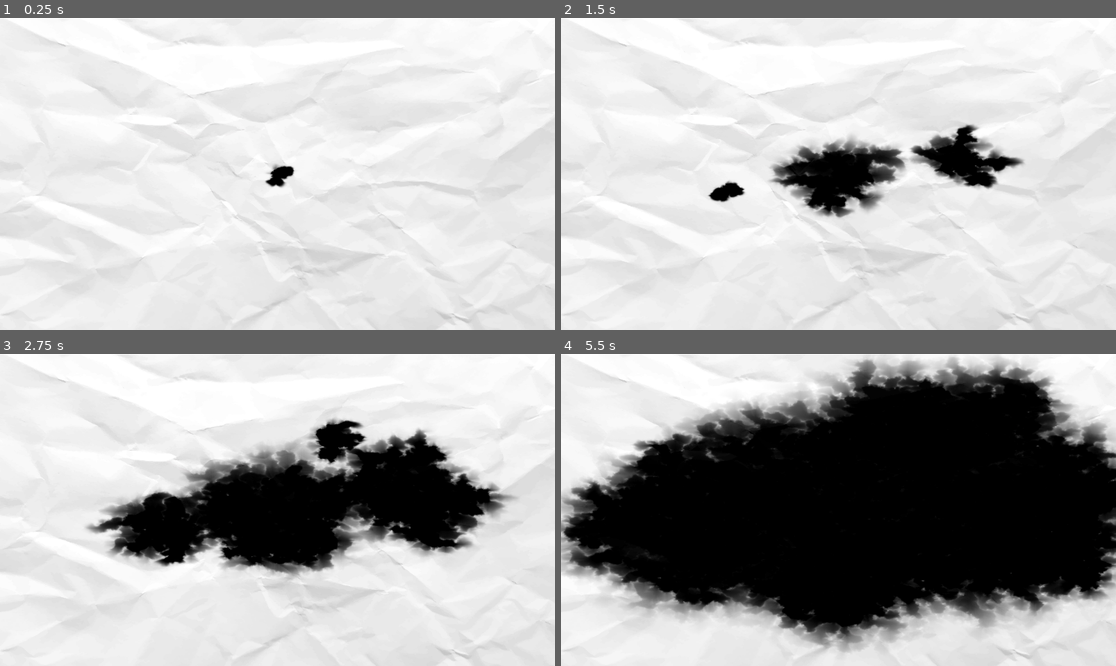
Above: before the commit, frames 1-4 (two rows, left to right).
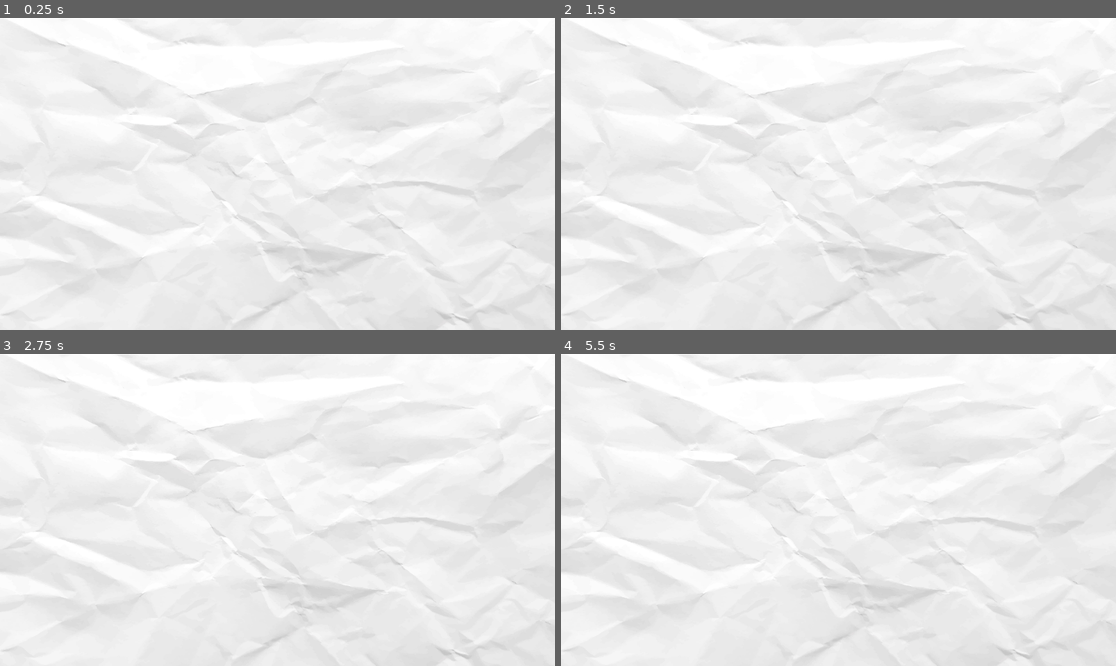
Above: after the commit, the same moments.

Repository: Greebly1/SplatterThoughts
Game: Godot game, scene res://paint_3.tscn
Two runs of this game, one before a commit and one after it. Both use one fixed random seed, a clock stepped at 60 frames per second and the inputs below. Before the commit the project starts from res://paint.tscn. The engine's default icon, where the game draws it, is replaced by a stand-in: a white triangle on a blue panel in a dark square.
Inputs (mouse positions are in pixels of both pictures, inside the frame that each line leads up to):
- Up to frame 1 (0.25 s): no input
- Up to frame 2 (1.5 s): move the mouse to (960, 158) at 0.52 s; click (960, 158) at 0.6 s; move the mouse to (727, 189) at 1.27 s; click (727, 189) at 1.35 s
- Up to frame 3 (2.75 s): move the mouse to (333, 441) at 2.02 s; click (333, 441) at 2.1 s
- Up to frame 4 (5.5 s): move the mouse to (810, 572) at 2.77 s; click (810, 572) at 2.85 s; move the mouse to (1005, 556) at 3.52 s; click (1005, 556) at 3.6 s; move the mouse to (672, 463) at 4.27 s; click (672, 463) at 4.35 s; move the mouse to (866, 510) at 5.02 s; click (866, 510) at 5.1 s

The runs differ from the first frame. In frame 1, 0.3% of the frame differs, in the area x 47-54%, y 46-55%; in frame 2, 6.7%; in frame 3, 23%; in frame 4, 69%, in the area x 0-100%, y 0-96%.

Commit message:
push to uat

Diff:
--- /dev/null
+++ b/CanvasManager.gd
@@ -0,0 +1,16 @@
+extends Control
+class_name CanvasManager
+
+#the canvas manager abstracts the operation of choosing which canvas to operate on
+#in some sense, it is like an object pool
+
+@export var all_canvases : Array[PaintingCanvas]
+
+func get_empty_canvas():
+	for canvas in all_canvases:
+		if (!canvas.isCaptured):
+			print("empty canvas located: {name}".format({"name": canvas.name}))
+			return canvas
+
+	return null #there are no canvases that can be used right now
+	#TODO create a new canvas if we are out, similar to a dynamic object pool
--- /dev/null
+++ b/LiveOneFrame.gd
@@ -0,0 +1,13 @@
+extends Sprite2D
+
+var frame1 : bool = true
+
+#this script just kills this node after it has been rendered once
+#it lives for 1 frame
+
+# Called every frame. 'delta' is the elapsed time since the previous frame.
+func _process(delta):
+	if frame1:
+		frame1 = false
+	else:
+		queue_free()
--- /dev/null
+++ b/PaintLayer.gd
@@ -0,0 +1,33 @@
+extends TextureRect
+class_name PaintLayer
+
+#paint layer abstracts the process of saving a viewport texture and releasing a painting canvas
+
+var layer_index : int = 0
+var canvas : PaintingCanvas #the canvas this layer is using
+var layer_texture : ImageTexture = null: #this eventually stores the finished canvas texture
+	set(value):
+		layer_texture = value
+		texture = layer_texture
+	get:
+		return layer_texture
+
+#this function saves the canvas' texture and releases it
+#it should be called when the canvas has finished its inkblot effect, likely will dynamically connected with a signal
+func ReleaseCanvas():
+	#first save the canvas' texture to a file
+	var img = canvas.get_viewport().get_texture().get_image() #canvases are subviewports,
+	#viewports have viewport textures -> texture2D -> images are the image data
+	img.flip_y()
+
+	layer_texture = ImageTexture.create_from_image(img)
+
+	#release the canvas
+	canvas.isCaptured = false #we dont need that ish no mo
+	canvas = null
+
+func _exit_tree():
+	if (canvas.isCaptured && canvas.layer == self):
+		canvas.isCaptured = false
+		canvas.layer = null
+		#TODO tell the canvas to reset
--- /dev/null
+++ b/PaintingCanvas.gd
@@ -0,0 +1,33 @@
+extends SubViewport
+class_name PaintingCanvas
+
+#painting canvases are similar to image buffers that we can paint on
+var splotchPrefab = preload("res://dieInstantly.tscn")
+
+#whether or not this canvas is currently painting (or applying an effect)
+var isCaptured : bool = false
+var layer : PaintLayer = null #the layer this canvas is currently casting to
+
+func _ready():
+	pass
+	render_target_clear_mode = SubViewport.CLEAR_MODE_NEVER
+	get_viewport().size = DisplayServer.window_get_size()
+	#TODO when subviewports are made they must set their size to be within the aspect ratio of the monitor
+
+func placePaint(pos : Vector2):
+	var instance = splotchPrefab.instantiate()
+	instance.position = pos
+	add_child(instance)
+
+func releaseLayer():
+	if (isCaptured && layer != null) :
+		var img = get_viewport().get_texture().get_image()
+		img.flip_y()
+		layer.layer_texture = ImageTexture.create_from_image(img)
+
+#unlinks the layer, and clears the render texture
+#call this to make a canvas stop doing work and re enter the available canvas pool
+func reset():
+	layer.ReleaseCanvas()
+	layer = null
+	pass
--- /dev/null
+++ b/dieInstantly.tscn
@@ -0,0 +1,9 @@
+[gd_scene load_steps=3 format=3 uid="uid://bwasdxyba3kqk"]
+
+[ext_resource type="Texture2D" uid="uid://c2vxcmw4ibop" path="res://WhiteDot512.png" id="1_0vljd"]
+[ext_resource type="Script" path="res://LiveOneFrame.gd" id="2_usoom"]
+
+[node name="Sprite2D" type="Sprite2D"]
+scale = Vector2(0.5, 0.5)
+texture = ExtResource("1_0vljd")
+script = ExtResource("2_usoom")
--- a/paint_2.gd
+++ b/paint_2.gd
@@ -2,16 +2,14 @@
 
 signal paint(position: Vector2)
 
-@export
-var paintBuffer : SubViewport
-@export
-var flowDistance : float = 20
-
+@export var paintBuffer : SubViewport
+@export var flowDistance : float = 20
 var brushActive : bool = false
 var last_splotch_position : Vector2 = Vector2(0,0)
 
 # Called when the node enters the scene tree for the first time.
 func _ready():
+	Engine.max_fps = 150
 	paintBuffer.render_target_clear_mode = SubViewport.CLEAR_MODE_NEVER
 	pass # Replace with function body.
 
--- a/paint_2.tscn
+++ b/paint_2.tscn
@@ -4,7 +4,7 @@
 [ext_resource type="Shader" path="res://invertCanvas.gdshader" id="2_8p0u1"]
 [ext_resource type="Texture2D" uid="uid://5841oq4xcikv" path="res://paper.jpg" id="2_qx7fq"]
 [ext_resource type="PackedScene" uid="uid://bowj3q1lwyvuy" path="res://splotch.tscn" id="4_2up6v"]
-[ext_resource type="Script" path="res://paintbuffer.gd" id="4_qovt8"]
+[ext_resource type="Script" path="res://PaintingCanvas.gd" id="4_qovt8"]
 
 [sub_resource type="ShaderMaterial" id="ShaderMaterial_fdfqn"]
 shader = ExtResource("2_8p0u1")
--- /dev/null
+++ b/paint_3.gd
@@ -0,0 +1,52 @@
+extends Control
+
+@export var canvas_manager : CanvasManager
+@export var flowDistance : float = 20
+var layers : Array[TextureRect] = []
+var last_splotch_position : Vector2 = Vector2(0,0)
+var brushActive : bool = false
+var currentCanvas : PaintingCanvas = null
+
+func _ready():
+	preparePainting()
+
+# Called every frame. 'delta' is the elapsed time since the previous frame.
+func _process(delta):
+	var mouse_position : Vector2 = get_global_mouse_position()
+	if Input.is_action_just_pressed("click"):
+		brushActive = true # painting begins this frame
+		paint(mouse_position)
+	else:
+		# did painting end this frame?
+		if Input.is_action_just_released("click"):
+			brushActive = false # painting ended this frame
+			#TODO before preparing the next layer, tell the canvas that the paint stroke is over
+			preparePainting() #prepare the painting for the next paint stroke
+		else:
+			# if we aren't starting to paint, and we aren't ending a paint
+			if brushActive:
+				while (mouse_position - last_splotch_position).length() >= flowDistance:
+					paint(last_splotch_position + ((mouse_position - last_splotch_position).normalized() * flowDistance))
+			else:
+				pass
+
+func paint(paint_position: Vector2):
+	currentCanvas.placePaint(paint_position)
+	last_splotch_position = paint_position
+
+func preparePainting():
+	#make a new layer
+	var newLayer = PaintLayer.new()
+	var newLayerName : String = "layer{num}".format({"num": layers.size() + 1})
+	newLayer.name = newLayerName
+	$LayerContainer.add_child(newLayer)
+	newLayer.set_anchors_preset(Control.PRESET_FULL_RECT)
+	newLayer.size = $LayerContainer.size #set new layer to full size of screen
+	layers.append(newLayer)
+
+	#get a painting canvas handle
+	currentCanvas = canvas_manager.get_empty_canvas()
+
+	#set the new layer's texture to a viewport of the current canvas
+	newLayer.texture = currentCanvas.get_viewport().get_texture()
+	newLayer.canvas = currentCanvas
--- /dev/null
+++ b/paint_3.tscn
@@ -0,0 +1,60 @@
+[gd_scene load_steps=6 format=3 uid="uid://crdafxad0301t"]
+
+[ext_resource type="Script" path="res://paint_3.gd" id="1_dssfa"]
+[ext_resource type="Texture2D" uid="uid://5841oq4xcikv" path="res://paper.jpg" id="1_e2x1s"]
+[ext_resource type="Script" path="res://CanvasManager.gd" id="3_c6ium"]
+[ext_resource type="Script" path="res://PaintingCanvas.gd" id="3_kblqc"]
+[ext_resource type="Texture2D" uid="uid://c550uu12a0uqi" path="res://icon.svg" id="4_f402b"]
+
+[node name="Paint3" type="Control" node_paths=PackedStringArray("canvas_manager")]
+layout_mode = 3
+anchors_preset = 15
+anchor_right = 1.0
+anchor_bottom = 1.0
+grow_horizontal = 2
+grow_vertical = 2
+script = ExtResource("1_dssfa")
+canvas_manager = NodePath("CanvasManager")
+
+[node name="CanvasManager" type="Control" parent="." node_paths=PackedStringArray("all_canvases")]
+layout_mode = 1
+anchors_preset = 15
+anchor_right = 1.0
+anchor_bottom = 1.0
+grow_horizontal = 2
+grow_vertical = 2
+script = ExtResource("3_c6ium")
+all_canvases = [NodePath("SubViewport1"), NodePath("SubViewport2"), NodePath("SubViewport3"), NodePath("SubViewport4")]
+
+[node name="SubViewport1" type="SubViewport" parent="CanvasManager"]
+script = ExtResource("3_kblqc")
+
+[node name="SubViewport2" type="SubViewport" parent="CanvasManager"]
+script = ExtResource("3_kblqc")
+
+[node name="Sprite2D" type="Sprite2D" parent="CanvasManager/SubViewport2"]
+texture = ExtResource("4_f402b")
+
+[node name="SubViewport3" type="SubViewport" parent="CanvasManager"]
+script = ExtResource("3_kblqc")
+
+[node name="SubViewport4" type="SubViewport" parent="CanvasManager"]
+script = ExtResource("3_kblqc")
+
+[node name="Background" type="TextureRect" parent="."]
+layout_mode = 1
+anchors_preset = 15
+anchor_right = 1.0
+anchor_bottom = 1.0
+grow_horizontal = 2
+grow_vertical = 2
+texture = ExtResource("1_e2x1s")
+expand_mode = 2
+
+[node name="LayerContainer" type="Control" parent="."]
+layout_mode = 1
+anchors_preset = 15
+anchor_right = 1.0
+anchor_bottom = 1.0
+grow_horizontal = 2
+grow_vertical = 2
--- a/paintbuffer.gd
+++ /dev/null
@@ -1,8 +0,0 @@
-extends SubViewport
-
-var splotchPrefab = preload("res://splotch.tscn")
-
-func placePaint(pos : Vector2):
-	var instance = splotchPrefab.instantiate()
-	instance.position = pos
-	add_child(instance)
--- a/project.godot
+++ b/project.godot
@@ -11,13 +11,18 @@
 [application]
 
 config/name="Splatter Thoughts Pre Production"
-run/main_scene="res://paint.tscn"
+run/main_scene="res://paint_3.tscn"
 config/features=PackedStringArray("4.2", "Forward Plus")
+run/max_fps=120
 config/icon="res://icon.svg"
 
 [autoload]
 
 DebugMenu="*res://addons/debug_menu/debug_menu.tscn"
+
+[display]
+
+window/size/always_on_top=true
 
 [input]
 
--- a/PaintTest.gd
+++ b/spawnthing.gd
@@ -1,15 +1,13 @@
-extends Control
+extends SubViewport
 
-@export
-var mainView : TextureRect
+var splotch = preload("res://dieInstantly.tscn")
 
-@export
-var paintBuffer : SubViewport
+var fuckthis
 
 # Called when the node enters the scene tree for the first time.
 func _ready():
-	Engine.max_fps = 60
-	paintBuffer.render_target_clear_mode = SubViewport.CLEAR_MODE_NEVER;
+	fuckthis = splotch.instantiate()
+	add_child(fuckthis)
 	pass # Replace with function body.
 
 
--- a/splotch.tscn
+++ b/splotch.tscn
@@ -1,12 +1,8 @@
-[gd_scene load_steps=5 format=3 uid="uid://bowj3q1lwyvuy"]
+[gd_scene load_steps=3 format=3 uid="uid://bowj3q1lwyvuy"]
 
-[ext_resource type="VideoStream" path="res://videos/paintSplat1.ogv" id="1_7weu1"]
 [ext_resource type="Script" path="res://Splotch.gd" id="2_jutjs"]
 
 [sub_resource type="CanvasItemMaterial" id="CanvasItemMaterial_7vf3i"]
-blend_mode = 1
-
-[sub_resource type="CanvasItemMaterial" id="CanvasItemMaterial_la3sg"]
 blend_mode = 1
 
 [node name="Splotch" type="Control"]
@@ -17,14 +13,11 @@
 offset_bottom = 512.0
 scale = Vector2(0.5, 0.5)
 script = ExtResource("2_jutjs")
+time_to_live = 1.0
 
-[node name="VideoStreamPlayer" type="VideoStreamPlayer" parent="."]
-material = SubResource("CanvasItemMaterial_la3sg")
-layout_mode = 0
-offset_left = -128.0
-offset_top = -128.0
-offset_right = 384.0
-offset_bottom = 384.0
-scale = Vector2(0.5, 0.5)
-stream = ExtResource("1_7weu1")
-autoplay = true
+[node name="TextureRect" type="TextureRect" parent="."]
+layout_mode = 1
+offset_left = -20.0
+offset_top = -20.0
+offset_right = 20.0
+offset_bottom = 20.0
--- /dev/null
+++ b/test_100.tscn
@@ -0,0 +1,53 @@
+[gd_scene load_steps=5 format=3 uid="uid://dpe7voqhwjgle"]
+
+[ext_resource type="Texture2D" uid="uid://5841oq4xcikv" path="res://paper.jpg" id="1_mhgb0"]
+[ext_resource type="Script" path="res://spawnthing.gd" id="1_yhcio"]
+
+[sub_resource type="CanvasItemMaterial" id="CanvasItemMaterial_24i2v"]
+blend_mode = 2
+
+[sub_resource type="ViewportTexture" id="ViewportTexture_xxaam"]
+viewport_path = NodePath("SubViewportContainer/SubViewport")
+
+[node name="Test100" type="Control"]
+layout_mode = 3
+anchors_preset = 15
+anchor_right = 1.0
+anchor_bottom = 1.0
+grow_horizontal = 2
+grow_vertical = 2
+
+[node name="SubViewportContainer" type="SubViewportContainer" parent="."]
+layout_mode = 1
+anchors_preset = 15
+anchor_right = 1.0
+anchor_bottom = 1.0
+grow_horizontal = 2
+grow_vertical = 2
+
+[node name="SubViewport" type="SubViewport" parent="SubViewportContainer"]
+handle_input_locally = false
+size = Vector2i(862, 512)
+render_target_clear_mode = 1
+render_target_update_mode = 4
+script = ExtResource("1_yhcio")
+
+[node name="Background" type="TextureRect" parent="."]
+layout_mode = 1
+anchors_preset = 15
+anchor_right = 1.0
+anchor_bottom = 1.0
+grow_horizontal = 2
+grow_vertical = 2
+texture = ExtResource("1_mhgb0")
+expand_mode = 2
+
+[node name="layer001" type="TextureRect" parent="."]
+material = SubResource("CanvasItemMaterial_24i2v")
+layout_mode = 1
+anchors_preset = 15
+anchor_right = 1.0
+anchor_bottom = 1.0
+grow_horizontal = 2
+grow_vertical = 2
+texture = SubResource("ViewportTexture_xxaam")
Not shown, added: dieC6C8.tmp
Not shown, added: dieD829.tmp
